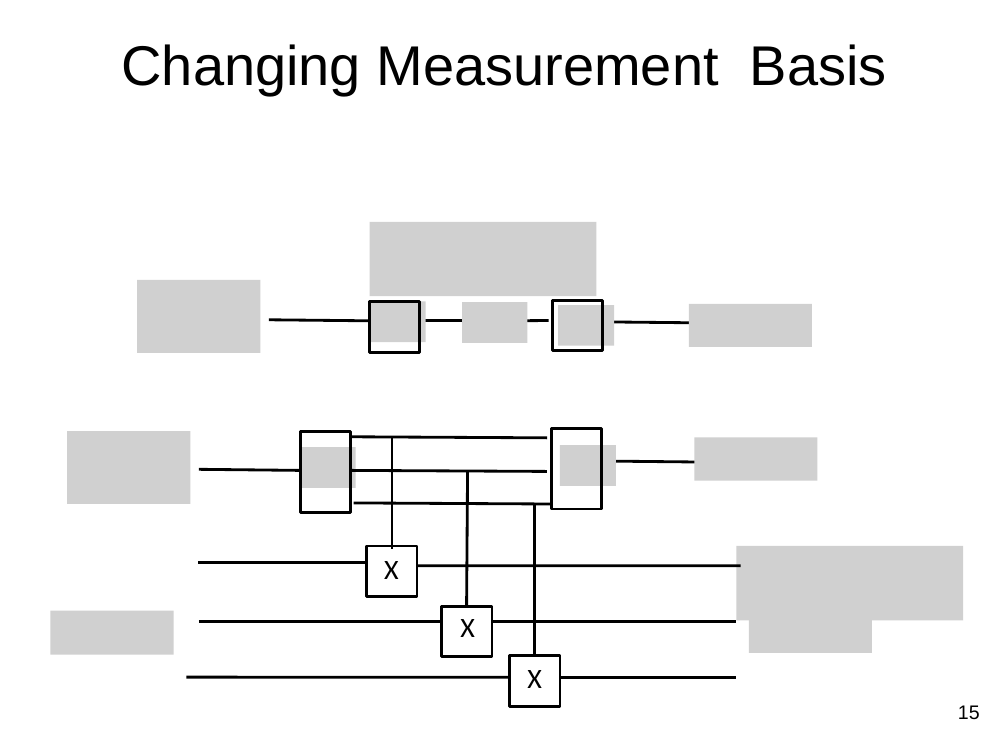
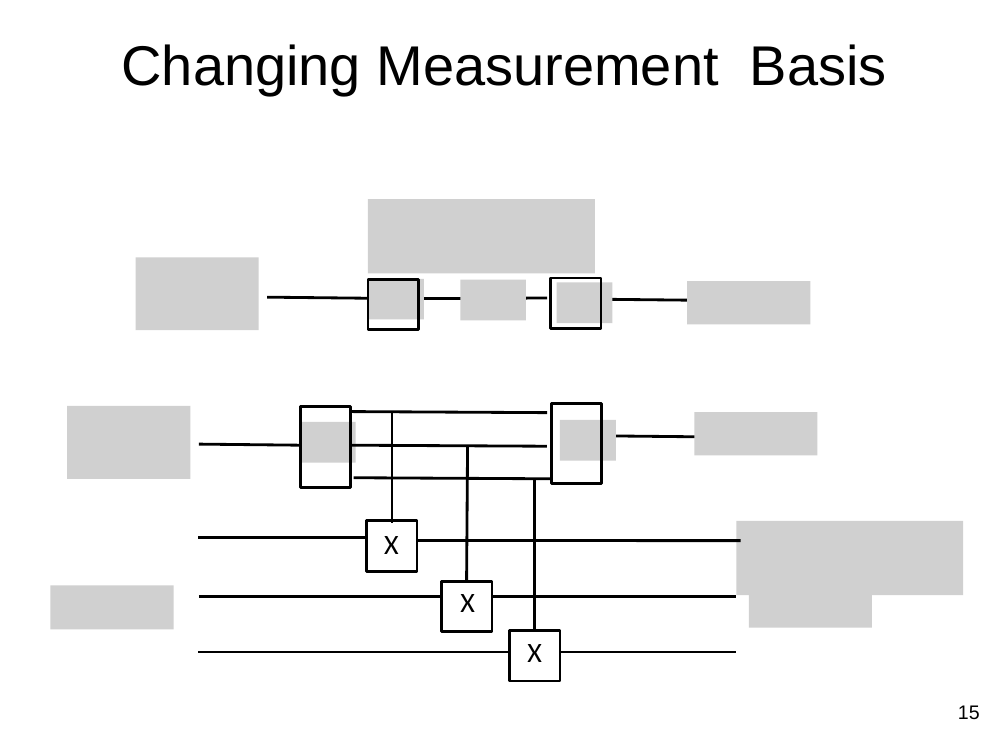
Before and after one commit to jlmucb/class_notes, a slide deck: slide 15 of BerkeleyClass/CS290Spring2013/Lectures/QC.pptx. Drawn at 1008x756 pixels with LibreOffice and Linux fonts; fonts in the diff are those of the drawing; grey boxes stand for pictures. Boxes give left, top, right and bottom in pixels: in the first picture for what was removed or moved away, otherwise in the second. Text is boxed around its words. In the diff, an @@ line names an element or a change of style, - is before the commit and + after.

Commit message:
QC fixes

```diff
--- a/BerkeleyClass/CS290Spring2013/Lectures/QC.pptx
+++ b/BerkeleyClass/CS290Spring2013/Lectures/QC.pptx
@@ 3 pictures, 2 rectangles moved together from (x1=370, y1=222, x2=811, y2=352) to (x1=368, y1=200, x2=810, y2=330) @@
@@ 17 lines, 10 pictures, 5 rectangles, 3 texts moved together from (x1=50, y1=280, x2=964, y2=707) to (x1=50, y1=257, x2=964, y2=681) @@
@@ line moved from (186, 677) - (510, 677) to (199, 652) - (510, 652) @@
```
Also in this commit, not shown: 4 other slides changed.
